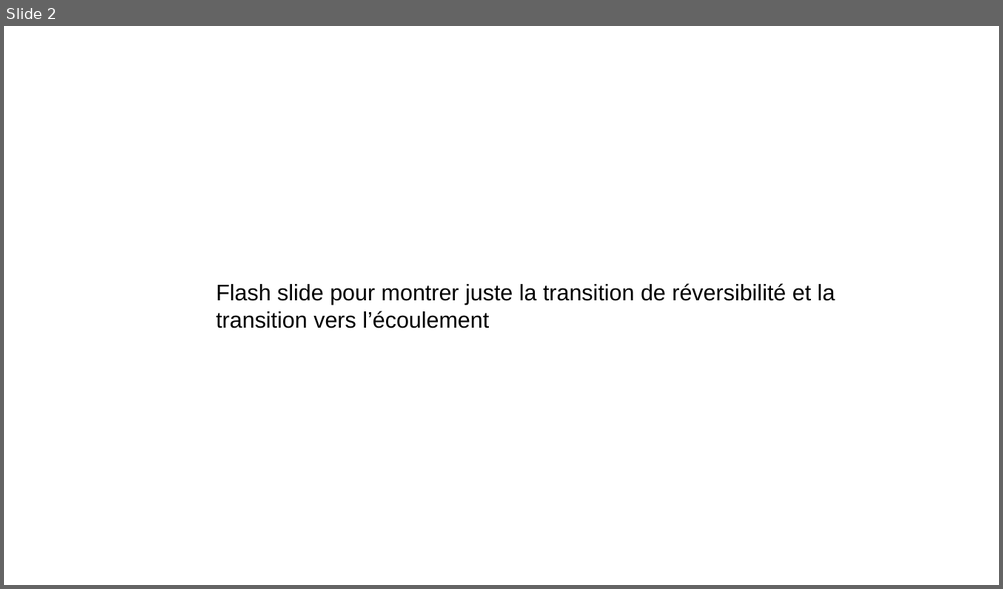
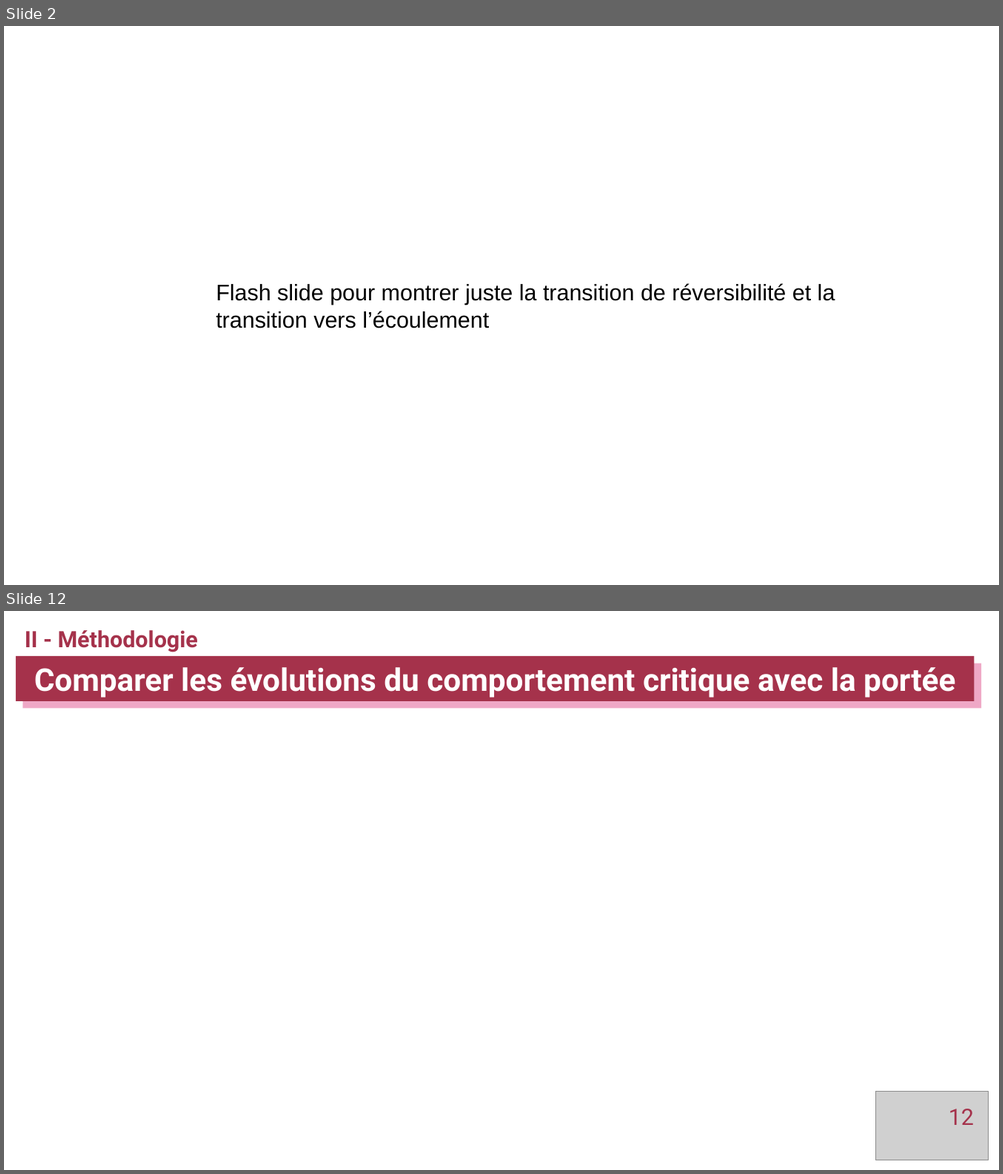
Before and after one commit to tjocteur/these, a slide deck: Soutenance/Soutenance_Jocteur.odp. Shown one above the other, each under a label of ours: slide 2 before the commit, slides 2 and 12 after it; the slides between them are not shown. The pictures are 1003x589 and 1003x1174 pixels, drawn with LibreOffice and Linux fonts; fonts in the diff are those of the drawing; grey boxes stand for pictures. Boxes give left, top, right and bottom in pixels: in the first picture for what was removed or moved away, otherwise in the second. Text is boxed around its words. In the diff, an @@ line names an element or a change of style, - is before the commit and + after.

```diff
--- a/Soutenance/Soutenance_Jocteur.odp
+++ b/Soutenance/Soutenance_Jocteur.odp
@@ slide 12 added at (x1=4, y1=611, x2=999, y2=1170), background #FFFFFF @@
@@ text added at (x1=25, y1=630, x2=198, y2=652), 18 pt, text #A5324B, bold @@
+II - Méthodologie
@@ rectangle added at (x1=16, y1=656, x2=974, y2=701), fill #A5324B, 25 pt, text #FFFFFF, bold @@
+Comparer les évolutions du comportement critique avec la portée
@@ picture added at (x1=876, y1=1092, x2=989, y2=1161) @@
@@ page number added at (x1=948, y1=1109, x2=973, y2=1125), 18 pt, text #A5324B @@
+12
```
Also in this commit, not shown: 1 slide changed, 7 other slides added, 15 other files.
